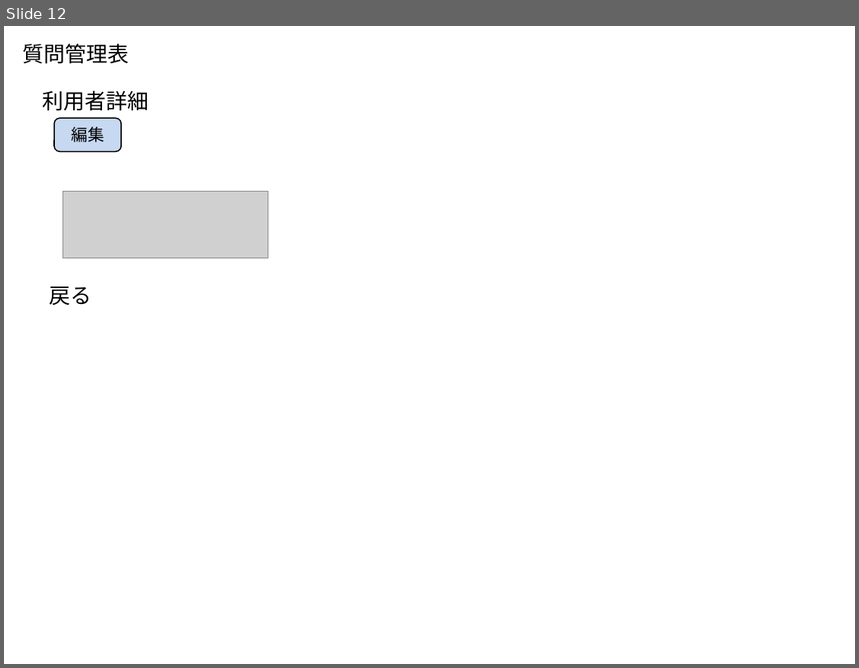
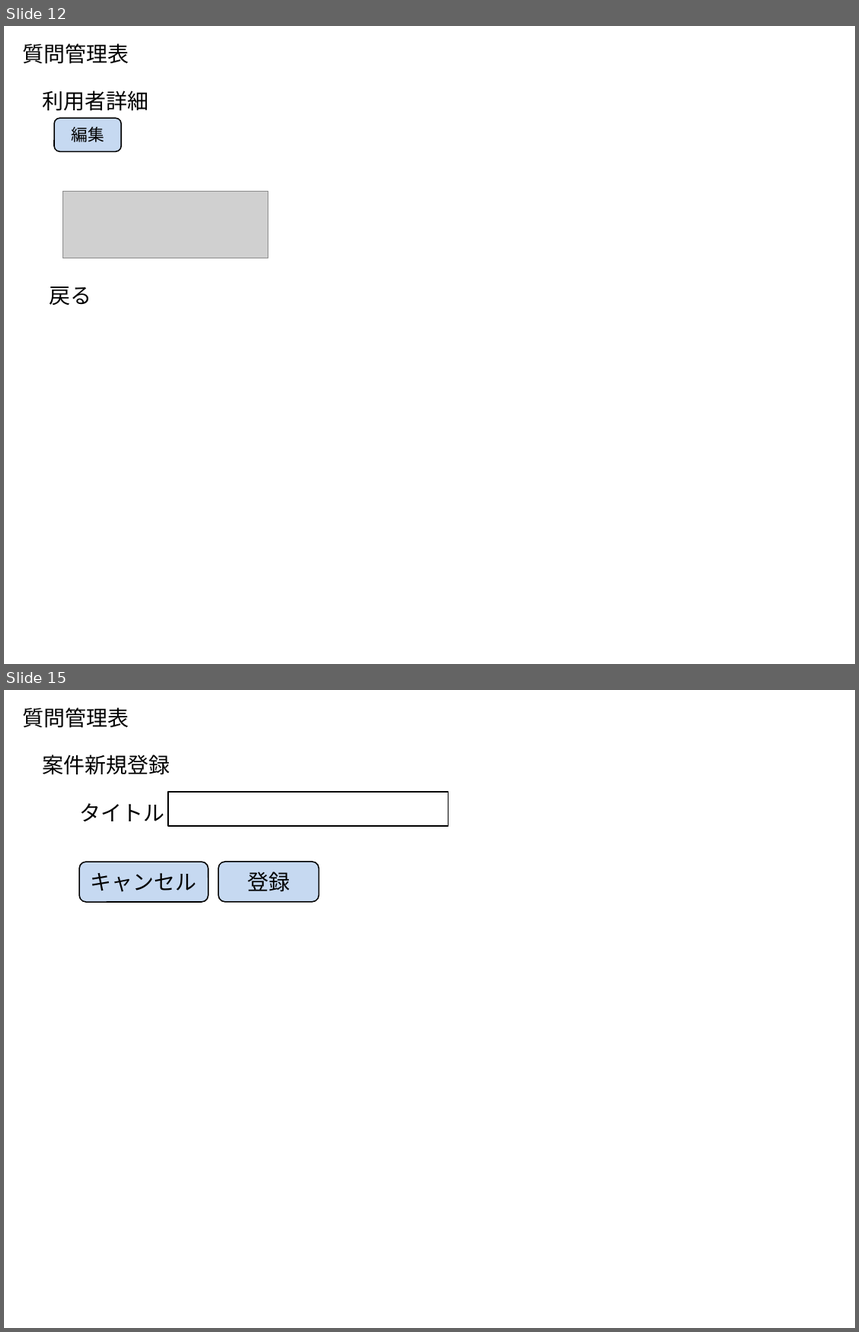
Before and after one commit to isozaki/macaron, a slide deck: document/画面一覧.pptx. Shown one above the other, each under a label of ours: slide 12 before the commit, slides 12 and 15 after it; the slides between them are not shown. The pictures are 859x668 and 859x1332 pixels, drawn with LibreOffice and Linux fonts; fonts in the diff are those of the drawing; grey boxes stand for pictures. Boxes give left, top, right and bottom in pixels: in the first picture for what was removed or moved away, otherwise in the second. Text is boxed around its words. In the diff, an @@ line names an element or a change of style, - is before the commit and + after.

Commit message:
案件管理機能を追加するにあたりドキュメントを修正

```diff
--- a/document/画面一覧.pptx
+++ b/document/画面一覧.pptx
@@ slide 15 added at (4,690,855,1328), background #FFFFFF @@
@@ text added at (22,707,129,728), 18 pt, text #000000 @@
+質問管理表
@@ text added at (43,755,170,775), 18 pt, text #000000 @@
+案件新規登録
@@ text added at (79,803,164,821), 18 pt, text #000000 @@
+タイトル
@@ rectangle added at (168,791,449,825), fill #FFFFFF, outline #000000 1 pt @@
@@ rounded rectangle added at (79,862,208,902), fill #C6D9F1, outline #000000 1 pt, 18 pt, text #000000 @@
+キャンセル
@@ rounded rectangle added at (218,862,319,902), fill #C6D9F1, outline #000000 1 pt, 18 pt, text #000000 @@
+登録
```
Also in this commit, not shown: 2 slides changed, 5 other slides added, 2 other files.
